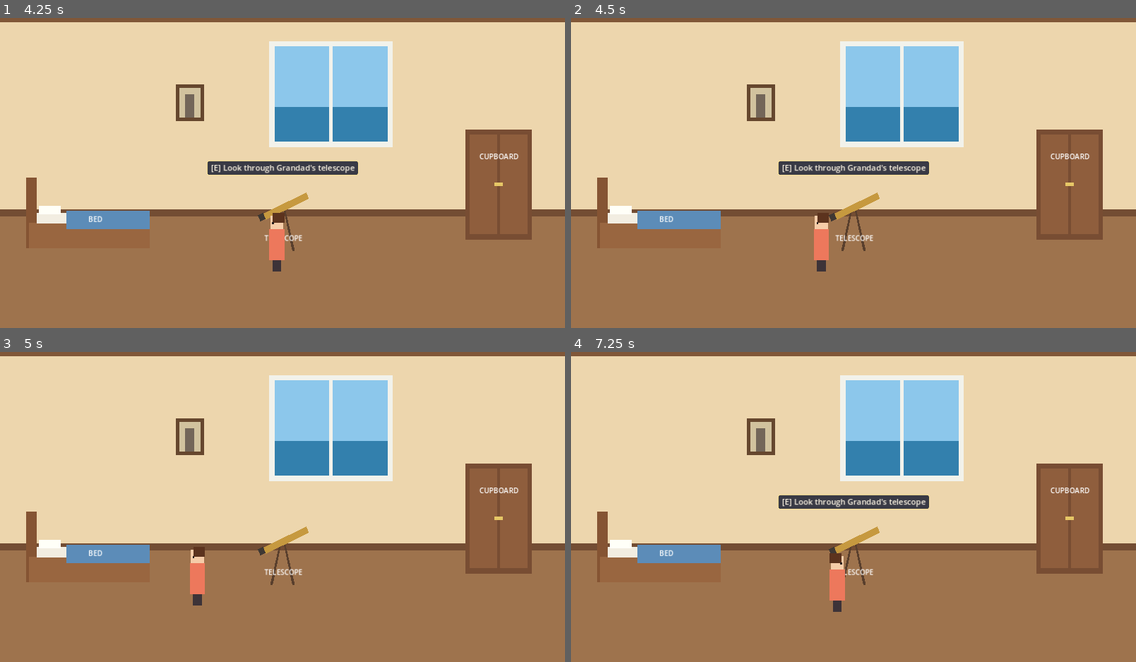
Above: before the commit, frames 1-4 (two rows, left to right).
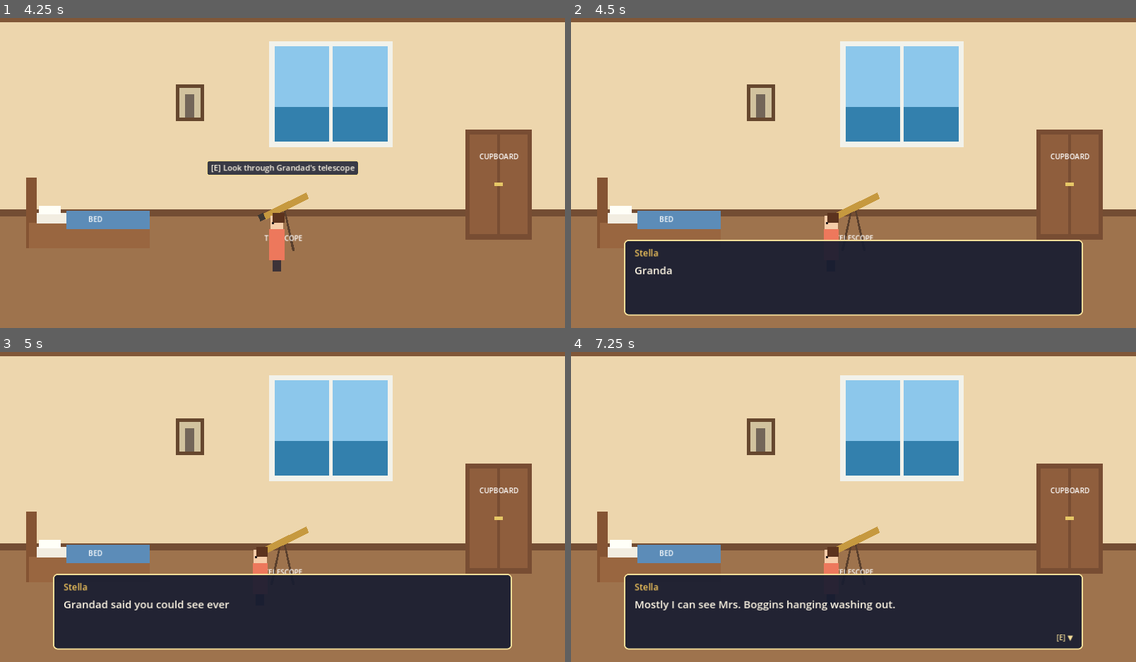
Above: after the commit, the same moments.

Repository: samjm000/Fellwell_island
Game: Godot game, scene res://scenes/rooms/stellas_room.tscn
The game is run twice, just before and just after one commit, with the same random seed, the same clock (stepped at 60 frames per second) and the same inputs.
Inputs:
- Up to frame 1 (4.25 s): tap Enter at 0.5 s; hold D (move_right) 0.53-1.28 s; hold E (interact) 0.53-1.28 s; hold S (move_down) 1.28-2.03 s; tap E (interact) at 1.35, 2.85 s; tap Space at 2 s; hold D (move_right) 2.03-2.78 s; hold E (interact) 2.03-2.78 s; hold W (move_up) 2.78-3.53 s; hold A (move_left) from 3.53 s (still down); hold E (interact) from 3.53 s (still down)
- Up to frame 2 (4.5 s): keep holding A (move_left); release E (interact) at 4.28 s; tap E (interact) at 4.35 s
- Up to frame 3 (5 s): keep holding A (move_left)
- Up to frame 4 (7.25 s): release A (move_left) at 5.03 s; hold S (move_down) 5.03-5.78 s; hold E (interact) 5.03-5.78 s; hold D (move_right) 5.78-6.53 s; tap E (interact) at 5.85 s; hold W (move_up) from 6.53 s (still down); hold E (interact) from 6.53 s (still down)

Frame 1 is identical in both runs. In frame 2, 21% of the frame differs, in the area x 9-91%, y 46-97%; in frame 3, 20%; in frame 4, 21%.

Commit message:
feat: add dialogue UI
DialogueManager autoload offers awaitable play()/say()/ask() calls and
owns a DialogueBox UI (typewriter reveal, optional speaker, simple
choices). PlayerControl autoload holds keyed input locks so dialogue
(and later systems) can suspend Stella's movement and interaction.

Interactables now play an authored DialogueSequence (.tres under
data/dialogue/) by default, so simple observations need no script.

Co-Authored-By: Claude Opus 5.5 <noreply@anthropic.com>

Diff:
--- /dev/null
+++ b/data/dialogue/stellas_room/bed_not_tired.tres
@@ -0,0 +1,8 @@
+[gd_resource type="Resource" script_class="DialogueSequence" format=3]
+
+[ext_resource type="Script" path="res://scripts/dialogue/dialogue_sequence.gd" id="1_sequence"]
+
+[resource]
+script = ExtResource("1_sequence")
+speaker = "Stella"
+lines = PackedStringArray("I'm not tired.")
--- /dev/null
+++ b/data/dialogue/stellas_room/cupboard.tres
@@ -0,0 +1,8 @@
+[gd_resource type="Resource" script_class="DialogueSequence" format=3]
+
+[ext_resource type="Script" path="res://scripts/dialogue/dialogue_sequence.gd" id="1_sequence"]
+
+[resource]
+script = ExtResource("1_sequence")
+speaker = "Stella"
+lines = PackedStringArray("Jumpers. A lot of jumpers.", "Nothing else in here. I checked twice.")
--- /dev/null
+++ b/data/dialogue/stellas_room/photograph.tres
@@ -0,0 +1,8 @@
+[gd_resource type="Resource" script_class="DialogueSequence" format=3]
+
+[ext_resource type="Script" path="res://scripts/dialogue/dialogue_sequence.gd" id="1_sequence"]
+
+[resource]
+script = ExtResource("1_sequence")
+speaker = "Stella"
+lines = PackedStringArray("Grandad.", "He's trying very hard not to smile in this one. It isn't working.")
--- /dev/null
+++ b/data/dialogue/stellas_room/telescope_day.tres
@@ -0,0 +1,8 @@
+[gd_resource type="Resource" script_class="DialogueSequence" format=3]
+
+[ext_resource type="Script" path="res://scripts/dialogue/dialogue_sequence.gd" id="1_sequence"]
+
+[resource]
+script = ExtResource("1_sequence")
+speaker = "Stella"
+lines = PackedStringArray("Grandad said you could see everything from here.", "Mostly I can see Mrs. Boggins hanging washing out.")
--- /dev/null
+++ b/data/dialogue/stellas_room/window_day.tres
@@ -0,0 +1,8 @@
+[gd_resource type="Resource" script_class="DialogueSequence" format=3]
+
+[ext_resource type="Script" path="res://scripts/dialogue/dialogue_sequence.gd" id="1_sequence"]
+
+[resource]
+script = ExtResource("1_sequence")
+speaker = "Stella"
+lines = PackedStringArray("The sea's all sparkly today.", "If I squint, I can nearly see the harbour.")
--- a/project.godot
+++ b/project.godot
@@ -15,6 +15,11 @@
 config/features=PackedStringArray("4.3", "GL Compatibility")
 run/main_scene="res://scenes/rooms/stellas_room.tscn"
 config/icon="res://icon.svg"
+
+[autoload]
+
+PlayerControl="*res://scripts/systems/player_control.gd"
+DialogueManager="*res://scripts/systems/dialogue_manager.gd"
 
 [display]
 
--- a/scenes/interactables/bed.tscn
+++ b/scenes/interactables/bed.tscn
@@ -1,6 +1,7 @@
 [gd_scene format=3]
 
 [ext_resource type="PackedScene" path="res://scenes/interactables/interactable.tscn" id="1_base"]
+[ext_resource type="Resource" path="res://data/dialogue/stellas_room/bed_not_tired.tres" id="2_dialogue"]
 
 [sub_resource type="RectangleShape2D" id="RectangleShape2D_reach"]
 size = Vector2(300, 130)
@@ -9,6 +10,7 @@
 size = Vector2(270, 60)
 
 [node name="Bed" instance=ExtResource("1_base")]
+dialogue = ExtResource("2_dialogue")
 interaction_name = "Bed"
 interaction_prompt = "Look at"
 prompt_offset = Vector2(0, -190)
--- a/scenes/interactables/cupboard.tscn
+++ b/scenes/interactables/cupboard.tscn
@@ -1,6 +1,7 @@
 [gd_scene format=3]
 
 [ext_resource type="PackedScene" path="res://scenes/interactables/interactable.tscn" id="1_base"]
+[ext_resource type="Resource" path="res://data/dialogue/stellas_room/cupboard.tres" id="2_dialogue"]
 
 [sub_resource type="RectangleShape2D" id="RectangleShape2D_reach"]
 size = Vector2(190, 110)
@@ -9,6 +10,7 @@
 size = Vector2(150, 46)
 
 [node name="Cupboard" instance=ExtResource("1_base")]
+dialogue = ExtResource("2_dialogue")
 interaction_name = "Cupboard"
 interaction_prompt = "Open"
 prompt_offset = Vector2(0, -275)
--- a/scenes/interactables/telescope.tscn
+++ b/scenes/interactables/telescope.tscn
@@ -1,6 +1,7 @@
 [gd_scene format=3]
 
 [ext_resource type="PackedScene" path="res://scenes/interactables/interactable.tscn" id="1_base"]
+[ext_resource type="Resource" path="res://data/dialogue/stellas_room/telescope_day.tres" id="2_dialogue"]
 
 [sub_resource type="RectangleShape2D" id="RectangleShape2D_reach"]
 size = Vector2(150, 110)
@@ -9,6 +10,7 @@
 size = Vector2(56, 20)
 
 [node name="Telescope" instance=ExtResource("1_base")]
+dialogue = ExtResource("2_dialogue")
 interaction_name = "Grandad's telescope"
 interaction_prompt = "Look through"
 prompt_offset = Vector2(0, -170)
--- a/scenes/rooms/stellas_room.tscn
+++ b/scenes/rooms/stellas_room.tscn
@@ -7,6 +7,8 @@
 [ext_resource type="PackedScene" path="res://scenes/interactables/interactable.tscn" id="5_interactable"]
 [ext_resource type="Script" path="res://scripts/rooms/stellas_room.gd" id="6_room"]
 [ext_resource type="PackedScene" path="res://scenes/ui/interaction_prompt.tscn" id="7_prompt"]
+[ext_resource type="Resource" path="res://data/dialogue/stellas_room/window_day.tres" id="8_window_day"]
+[ext_resource type="Resource" path="res://data/dialogue/stellas_room/photograph.tres" id="9_photograph"]
 
 [sub_resource type="RectangleShape2D" id="RectangleShape2D_horizontal"]
 size = Vector2(1280, 60)
@@ -54,6 +56,7 @@
 [node name="WallObjects" type="Node2D" parent="."]
 
 [node name="Window" parent="WallObjects" instance=ExtResource("5_interactable")]
+dialogue = ExtResource("8_window_day")
 position = Vector2(750, 480)
 interaction_name = "Window"
 prompt_offset = Vector2(0, -170)
@@ -97,6 +100,7 @@
 color = Color(0.95, 0.95, 0.92, 1)
 
 [node name="Photograph" parent="WallObjects" instance=ExtResource("5_interactable")]
+dialogue = ExtResource("9_photograph")
 position = Vector2(430, 480)
 interaction_name = "Grandad's photograph"
 prompt_offset = Vector2(0, -330)
--- /dev/null
+++ b/scenes/ui/dialogue_box.tscn
@@ -0,0 +1,72 @@
+[gd_scene format=3]
+
+[ext_resource type="Script" path="res://scripts/ui/dialogue_box.gd" id="1_box"]
+
+[sub_resource type="StyleBoxFlat" id="StyleBoxFlat_panel"]
+content_margin_left = 24.0
+content_margin_top = 16.0
+content_margin_right = 24.0
+content_margin_bottom = 16.0
+bg_color = Color(0.09, 0.11, 0.19, 0.92)
+border_width_left = 3
+border_width_top = 3
+border_width_right = 3
+border_width_bottom = 3
+border_color = Color(0.96, 0.87, 0.6, 1)
+corner_radius_top_left = 10
+corner_radius_top_right = 10
+corner_radius_bottom_right = 10
+corner_radius_bottom_left = 10
+
+[node name="DialogueBox" type="CanvasLayer"]
+layer = 20
+script = ExtResource("1_box")
+
+[node name="Panel" type="PanelContainer" parent="."]
+anchors_preset = 12
+anchor_top = 1.0
+anchor_right = 1.0
+anchor_bottom = 1.0
+offset_left = 120.0
+offset_top = -200.0
+offset_right = -120.0
+offset_bottom = -28.0
+grow_horizontal = 2
+grow_vertical = 0
+mouse_filter = 2
+theme_override_styles/panel = SubResource("StyleBoxFlat_panel")
+
+[node name="Layout" type="VBoxContainer" parent="Panel"]
+layout_mode = 2
+mouse_filter = 2
+theme_override_constants/separation = 6
+
+[node name="SpeakerLabel" type="Label" parent="Panel/Layout"]
+unique_name_in_owner = true
+layout_mode = 2
+theme_override_colors/font_color = Color(0.96, 0.78, 0.36, 1)
+theme_override_font_sizes/font_size = 20
+text = "Stella"
+
+[node name="BodyLabel" type="Label" parent="Panel/Layout"]
+unique_name_in_owner = true
+layout_mode = 2
+size_flags_vertical = 3
+theme_override_colors/font_color = Color(1, 0.97, 0.9, 1)
+theme_override_font_sizes/font_size = 24
+text = "Dialogue text."
+autowrap_mode = 3
+
+[node name="Options" type="VBoxContainer" parent="Panel/Layout"]
+unique_name_in_owner = true
+visible = false
+layout_mode = 2
+mouse_filter = 2
+
+[node name="ContinueHint" type="Label" parent="Panel/Layout"]
+unique_name_in_owner = true
+layout_mode = 2
+theme_override_colors/font_color = Color(0.96, 0.87, 0.6, 1)
+theme_override_font_sizes/font_size = 16
+text = "[E] ▼"
+horizontal_alignment = 2
--- a/scripts/characters/stella.gd
+++ b/scripts/characters/stella.gd
@@ -30,7 +30,9 @@
 
 
 func _physics_process(delta: float) -> void:
-	var input_direction := Input.get_vector("move_left", "move_right", "move_up", "move_down")
+	var input_direction := Vector2.ZERO
+	if PlayerControl.has_control():
+		input_direction = Input.get_vector("move_left", "move_right", "move_up", "move_down")
 
 	var target_velocity := Vector2(input_direction.x, input_direction.y * depth_speed_scale) * walk_speed
 	velocity = velocity.move_toward(target_velocity, acceleration * delta)
@@ -42,5 +44,7 @@
 
 
 func _unhandled_input(event: InputEvent) -> void:
+	if not PlayerControl.has_control():
+		return
 	if event.is_action_pressed("interact") and _interaction_detector.interact_with_focused():
 		get_viewport().set_input_as_handled()
--- /dev/null
+++ b/scripts/dialogue/dialogue_sequence.gd
@@ -0,0 +1,7 @@
+class_name DialogueSequence
+extends Resource
+## A short run of lines from one speaker, authored as a .tres file so writing can
+## be edited without touching scripts. Leave `speaker` empty for narration.
+
+@export var speaker: String = ""
+@export var lines: PackedStringArray = []
--- a/scripts/interactables/interactable.gd
+++ b/scripts/interactables/interactable.gd
@@ -3,8 +3,10 @@
 ## Base class for anything Stella can interact with.
 ##
 ## The Area2D's collision shape is the "reach" zone: an InteractionDetector that
-## overlaps it can focus and trigger this object. Subclasses override `interact()`
-## (and optionally `can_interact()` / `get_prompt_text()`) for custom behaviour.
+## overlaps it can focus and trigger this object. By default interacting plays the
+## object's DialogueSequence, which covers simple observations without any script.
+## Subclasses override `interact()` (and optionally `can_interact()` /
+## `get_prompt_text()`) for custom behaviour.
 
 ## Emitted when the prompt text or availability changes, so an open prompt can refresh.
 signal prompt_changed
@@ -29,6 +31,10 @@
 ## Where the prompt appears, relative to this node's origin.
 @export var prompt_offset: Vector2 = Vector2(0, -140)
 
+@export_group("Dialogue")
+## Played when interacted with (unless a subclass overrides `interact()`).
+@export var dialogue: DialogueSequence
+
 
 func can_interact(_actor: Node2D) -> bool:
 	return enabled
@@ -44,4 +50,9 @@
 
 func interact(actor: Node2D) -> void:
 	interacted.emit(actor)
-	print("Interacted with %s" % interaction_name)
+	await DialogueManager.play(get_current_dialogue())
+
+
+## Override point for state-dependent lines.
+func get_current_dialogue() -> DialogueSequence:
+	return dialogue
--- /dev/null
+++ b/scripts/systems/dialogue_manager.gd
@@ -0,0 +1,69 @@
+extends Node
+## Global entry point for short dialogue and observations.
+##
+##     await DialogueManager.play(sequence)                      # DialogueSequence resource
+##     await DialogueManager.say(["Line one", "Line two"], "Stella")
+##     var choice := await DialogueManager.ask("Go to sleep?", ["Yes", "Not yet"])
+##
+## Requests made while dialogue is already showing wait their turn. The player loses
+## control of Stella for as long as dialogue is open.
+
+signal dialogue_started
+signal dialogue_finished
+
+const DIALOGUE_BOX_SCENE: PackedScene = preload("res://scenes/ui/dialogue_box.tscn")
+const CONTROL_LOCK := &"dialogue"
+
+var _box: DialogueBox
+var _is_active: bool = false
+
+
+func _ready() -> void:
+	_box = DIALOGUE_BOX_SCENE.instantiate()
+	add_child(_box)
+	_box.close()
+
+
+func is_active() -> bool:
+	return _is_active
+
+
+func play(sequence: DialogueSequence) -> void:
+	if sequence == null or sequence.lines.is_empty():
+		return
+	await say(sequence.lines, sequence.speaker)
+
+
+func say(lines: PackedStringArray, speaker: String = "") -> void:
+	if lines.is_empty():
+		return
+	await _begin()
+	for line in lines:
+		_box.show_line(speaker, line)
+		await _box.advance_requested
+	_end()
+
+
+## Shows a question with options and returns the chosen option's index.
+func ask(question: String, options: PackedStringArray, speaker: String = "") -> int:
+	assert(not options.is_empty(), "DialogueManager.ask() needs at least one option")
+	await _begin()
+	_box.show_choice(speaker, question, options)
+	var index: int = await _box.choice_selected
+	_end()
+	return index
+
+
+func _begin() -> void:
+	while _is_active:
+		await dialogue_finished
+	_is_active = true
+	PlayerControl.acquire(CONTROL_LOCK)
+	dialogue_started.emit()
+
+
+func _end() -> void:
+	_box.close()
+	_is_active = false
+	PlayerControl.release(CONTROL_LOCK)
+	dialogue_finished.emit()
--- /dev/null
+++ b/scripts/systems/player_control.gd
@@ -0,0 +1,28 @@
+extends Node
+## Tracks whether the player currently has control of Stella.
+##
+## Systems that take over input (dialogue, telescope view, sleep transition) acquire
+## a lock under their own key and release it when done. Control returns only when
+## every lock is released, so overlapping systems can't hand control back early.
+
+signal control_changed(has_control: bool)
+
+var _locks: Dictionary = {}
+
+
+func acquire(source: StringName) -> void:
+	var had_control := has_control()
+	_locks[source] = true
+	if had_control:
+		control_changed.emit(false)
+
+
+func release(source: StringName) -> void:
+	if not _locks.erase(source):
+		return
+	if has_control():
+		control_changed.emit(true)
+
+
+func has_control() -> bool:
+	return _locks.is_empty()
--- /dev/null
+++ b/scripts/ui/dialogue_box.gd
@@ -0,0 +1,116 @@
+class_name DialogueBox
+extends CanvasLayer
+## Presentation for DialogueManager: shows one line (with a typewriter reveal) or a
+## question with options, and reports player input back via signals. It holds no
+## dialogue flow of its own.
+
+signal advance_requested
+signal choice_selected(index: int)
+
+enum Mode { HIDDEN, LINE, CHOICE }
+
+@export var characters_per_second: float = 50.0
+
+var _mode: Mode = Mode.HIDDEN
+var _reveal_tween: Tween
+var _options: PackedStringArray = []
+var _option_labels: Array[Label] = []
+var _selected_option: int = 0
+
+@onready var _speaker_label: Label = %SpeakerLabel
+@onready var _body_label: Label = %BodyLabel
+@onready var _options_container: VBoxContainer = %Options
+@onready var _continue_hint: Label = %ContinueHint
+
+
+func show_line(speaker: String, text: String) -> void:
+	_mode = Mode.LINE
+	_show_speaker_and_text(speaker, text)
+	_clear_options()
+	_continue_hint.visible = false
+	_body_label.visible_ratio = 0.0
+	_reveal_tween = create_tween()
+	_reveal_tween.tween_property(_body_label, "visible_ratio", 1.0, text.length() / characters_per_second)
+	_reveal_tween.finished.connect(_on_reveal_finished)
+	visible = true
+
+
+func show_choice(speaker: String, question: String, options: PackedStringArray) -> void:
+	_mode = Mode.CHOICE
+	_show_speaker_and_text(speaker, question)
+	_body_label.visible_ratio = 1.0
+	_continue_hint.visible = false
+	_clear_options()
+	_options = options
+	for option in options:
+		var label := Label.new()
+		label.add_theme_font_size_override("font_size", 20)
+		_options_container.add_child(label)
+		_option_labels.append(label)
+	_options_container.visible = true
+	_select_option(0)
+	visible = true
+
+
+func close() -> void:
+	_mode = Mode.HIDDEN
+	_stop_reveal()
+	_clear_options()
+	visible = false
+
+
+func _unhandled_input(event: InputEvent) -> void:
+	match _mode:
+		Mode.LINE:
+			if event.is_action_pressed("interact"):
+				get_viewport().set_input_as_handled()
+				if _is_revealing():
+					_stop_reveal()
+					_body_label.visible_ratio = 1.0
+					_on_reveal_finished()
+				else:
+					advance_requested.emit()
+		Mode.CHOICE:
+			if event.is_action_pressed("move_up"):
+				get_viewport().set_input_as_handled()
+				_select_option(_selected_option - 1)
+			elif event.is_action_pressed("move_down"):
+				get_viewport().set_input_as_handled()
+				_select_option(_selected_option + 1)
+			elif event.is_action_pressed("interact"):
+				get_viewport().set_input_as_handled()
+				choice_selected.emit(_selected_option)
+
+
+func _show_speaker_and_text(speaker: String, text: String) -> void:
+	_speaker_label.text = speaker
+	_speaker_label.visible = not speaker.is_empty()
+	_body_label.text = text
+
+
+func _select_option(index: int) -> void:
+	_selected_option = wrapi(index, 0, _option_labels.size())
+	for i in _option_labels.size():
+		_option_labels[i].text = ("> " if i == _selected_option else "   ") + _options[i]
+
+
+func _clear_options() -> void:
+	for label in _option_labels:
+		label.queue_free()
+	_option_labels.clear()
+	_options = []
+	_options_container.visible = false
+
+
+func _is_revealing() -> bool:
+	return _reveal_tween != null and _reveal_tween.is_running()
+
+
+func _stop_reveal() -> void:
+	if _reveal_tween != null:
+		_reveal_tween.kill()
+		_reveal_tween = null
+
+
+func _on_reveal_finished() -> void:
+	_continue_hint.visible = true
--- a/scripts/ui/interaction_prompt.gd
+++ b/scripts/ui/interaction_prompt.gd
@@ -12,6 +12,7 @@
 
 
 func _ready() -> void:
+	PlayerControl.control_changed.connect(_on_control_changed)
 	_refresh()
 
 
@@ -43,4 +44,8 @@
 
 
 func _should_show() -> bool:
-	return _target != null and is_instance_valid(_target)
+	return _target != null and is_instance_valid(_target) and PlayerControl.has_control()
+
+
+func _on_control_changed(_has_control: bool) -> void:
+	_refresh()
